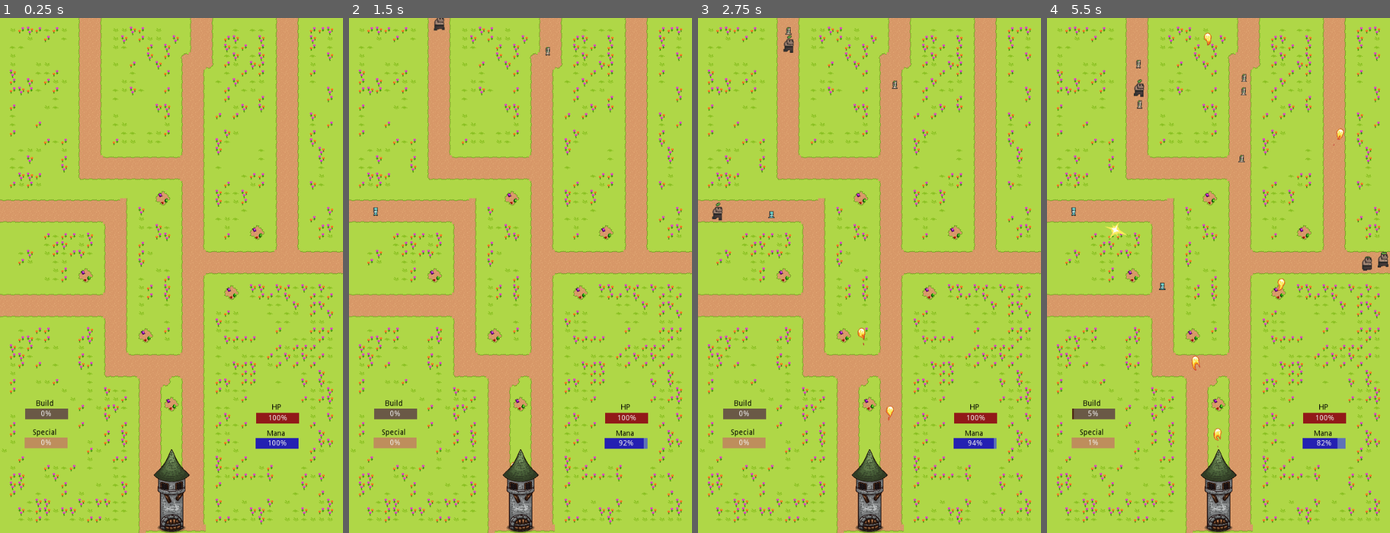
Above: before the commit, frames 1-4 (left to right).
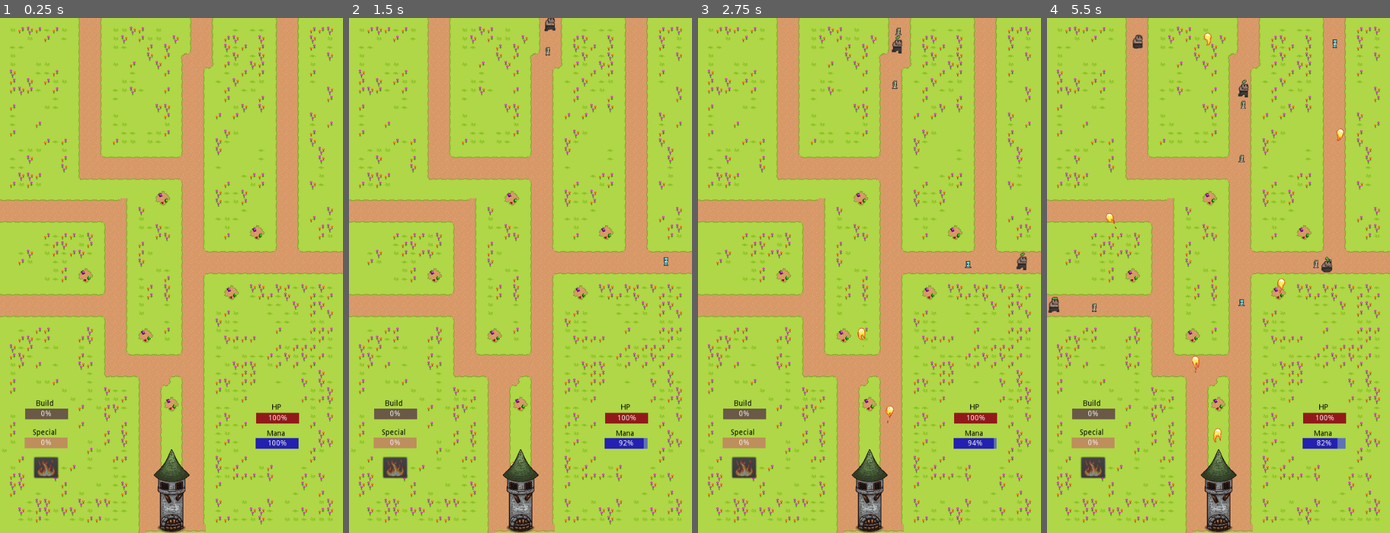
Above: after the commit, the same moments.

Repository: Bronsky91/Theren-s-Tower
Game: Godot game, scene res://scenes/Game.tscn
Two runs of this game, one before a commit and one after it. Both use one fixed random seed, a clock stepped at 60 frames per second and the inputs below. Sound files missing from this copy of the repository are replaced by a short silence.
Inputs (mouse positions are in pixels of both pictures, inside the frame that each line leads up to):
- Up to frame 1 (0.25 s): no input
- Up to frame 2 (1.5 s): tap Enter at 0.5 s; move the mouse to (520, 404) at 0.52 s; press the mouse at (520, 404) at 0.53 s; tap Space at 1.25 s; move the mouse to (513, 198) at 1.27 s; release the mouse at (513, 198) at 1.28 s; click (513, 198) at 1.35 s
- Up to frame 3 (2.75 s): move the mouse to (955, 234) at 2.02 s; press the mouse at (955, 234) at 2.03 s
- Up to frame 4 (5.5 s): move the mouse to (1132, 275) at 2.77 s; release the mouse at (1132, 275) at 2.78 s; click (1132, 275) at 2.85 s; move the mouse to (1280, 290) at 3.52 s; press the mouse at (1280, 290) at 3.53 s; move the mouse to (1194, 337) at 4.27 s; release the mouse at (1194, 337) at 4.28 s; click (1194, 337) at 4.35 s; move the mouse to (1235, 275) at 5.02 s; press the mouse at (1235, 275) at 5.03 s

The runs differ from the first frame. In frame 1, 0.3% of the frame differs, in the area x 9-18%, y 85-90%; in frame 2, 0.5%; in frame 3, 0.8%; in frame 4, 1.3%, in the area x 0-100%, y 3-90%.

Commit message:
Sound effects and special!

Diff:
--- /dev/null
+++ b/default_bus_layout.tres
@@ -0,0 +1,15 @@
+[gd_resource type="AudioBusLayout" load_steps=2 format=2]
+
+[sub_resource type="AudioEffectPanner" id=1]
+resource_name = "Panner"
+
+[resource]
+bus/0/volume_db = 1.06049
+bus/0/effect/0/effect = SubResource( 1 )
+bus/0/effect/0/enabled = false
+bus/1/name = "New Bus"
+bus/1/solo = false
+bus/1/mute = false
+bus/1/bypass_fx = false
+bus/1/volume_db = 3.44248
+bus/1/send = "Master"
--- a/scenes/FireBall.tscn
+++ b/scenes/FireBall.tscn
@@ -112,7 +112,7 @@
 [node name="Projectile" type="AnimatedSprite" parent="."]
 scale = Vector2( 0.666331, 0.62353 )
 frames = SubResource( 18 )
-frame = 4
+frame = 5
 speed_scale = 5.0
 playing = true
 
@@ -122,6 +122,10 @@
 shape = SubResource( 19 )
 
 [node name="VisibilityNotifier2D" type="VisibilityNotifier2D" parent="."]
+
+[node name="AudioStreamPlayer" type="AudioStreamPlayer" parent="."]
+volume_db = -15.0
 [connection signal="area_entered" from="." to="." method="_on_FireBall_area_entered"]
 [connection signal="animation_finished" from="Projectile" to="." method="_on_Projectile_animation_finished"]
 [connection signal="screen_exited" from="VisibilityNotifier2D" to="." method="_on_VisibilityNotifier2D_screen_exited"]
+[connection signal="finished" from="AudioStreamPlayer" to="." method="_on_AudioStreamPlayer_finished"]
--- a/scenes/FireTower.tscn
+++ b/scenes/FireTower.tscn
@@ -164,7 +164,7 @@
 rotation = 1.5708
 scale = Vector2( 0.8, 0.6 )
 frames = SubResource( 11 )
-frame = 3
+frame = 7
 speed_scale = 2.0
 playing = true
 
--- /dev/null
+++ b/scenes/FlameWall.tscn
@@ -0,0 +1,86 @@
+[gd_scene load_steps=15 format=2]
+
+[ext_resource path="res://assets/spells/7 Fire wall/Fire-wall.png" type="Texture" id=1]
+[ext_resource path="res://scripts/FlameWall.gd" type="Script" id=2]
+
+[sub_resource type="AtlasTexture" id=1]
+flags = 4
+atlas = ExtResource( 1 )
+region = Rect2( 0, 0, 72, 72 )
+
+[sub_resource type="AtlasTexture" id=2]
+flags = 4
+atlas = ExtResource( 1 )
+region = Rect2( 72, 0, 72, 72 )
+
+[sub_resource type="AtlasTexture" id=3]
+flags = 4
+atlas = ExtResource( 1 )
+region = Rect2( 144, 0, 72, 72 )
+
+[sub_resource type="AtlasTexture" id=4]
+flags = 4
+atlas = ExtResource( 1 )
+region = Rect2( 216, 0, 72, 72 )
+
+[sub_resource type="AtlasTexture" id=5]
+flags = 4
+atlas = ExtResource( 1 )
+region = Rect2( 288, 0, 72, 72 )
+
+[sub_resource type="AtlasTexture" id=6]
+flags = 4
+atlas = ExtResource( 1 )
+region = Rect2( 360, 0, 72, 72 )
+
+[sub_resource type="AtlasTexture" id=7]
+flags = 4
+atlas = ExtResource( 1 )
+region = Rect2( 432, 0, 72, 72 )
+
+[sub_resource type="AtlasTexture" id=8]
+flags = 4
+atlas = ExtResource( 1 )
+region = Rect2( 504, 0, 72, 72 )
+
+[sub_resource type="AtlasTexture" id=9]
+flags = 4
+atlas = ExtResource( 1 )
+region = Rect2( 576, 0, 72, 72 )
+
+[sub_resource type="AtlasTexture" id=10]
+flags = 4
+atlas = ExtResource( 1 )
+region = Rect2( 648, 0, 72, 72 )
+
+[sub_resource type="SpriteFrames" id=11]
+animations = [ {
+"frames": [ SubResource( 1 ), SubResource( 2 ), SubResource( 3 ), SubResource( 4 ), SubResource( 5 ), SubResource( 6 ), SubResource( 7 ), SubResource( 8 ), SubResource( 9 ), SubResource( 10 ) ],
+"loop": true,
+"name": "default",
+"speed": 5.0
+} ]
+
+[sub_resource type="CircleShape2D" id=12]
+radius = 22.8115
+
+[node name="FlameWall" type="AnimatedSprite"]
+visible = false
+frames = SubResource( 11 )
+frame = 1
+speed_scale = 3.5
+playing = true
+script = ExtResource( 2 )
+
+[node name="Area2D" type="Area2D" parent="."]
+
+[node name="CollisionShape2D" type="CollisionShape2D" parent="Area2D"]
+position = Vector2( 2.37842, 14.8651 )
+shape = SubResource( 12 )
+disabled = true
+
+[node name="Lifetime" type="Timer" parent="."]
+wait_time = 5.0
+one_shot = true
+[connection signal="area_entered" from="Area2D" to="." method="_on_Area2D_area_entered"]
+[connection signal="timeout" from="Lifetime" to="." method="_on_Lifetime_timeout"]
--- a/scenes/Game.tscn
+++ b/scenes/Game.tscn
@@ -1,9 +1,13 @@
-[gd_scene load_steps=16 format=2]
+[gd_scene load_steps=20 format=2]
 
 [ext_resource path="res://scripts/Game.gd" type="Script" id=1]
 [ext_resource path="res://assets/tiles/Terrain.png" type="Texture" id=2]
 [ext_resource path="res://assets/building_4.png" type="Texture" id=3]
 [ext_resource path="res://scenes/FireTower.tscn" type="PackedScene" id=4]
+[ext_resource path="res://assets/sound/music/bryanstdgameloop4nono.wav" type="AudioStream" id=5]
+[ext_resource path="res://assets/spells/Icons/7-Fire-wall2.png" type="Texture" id=6]
+[ext_resource path="res://scripts/SpecialButton.gd" type="Script" id=7]
+[ext_resource path="res://scenes/FlameWall.tscn" type="PackedScene" id=8]
 
 [sub_resource type="NavigationPolygon" id=1]
 vertices = PoolVector2Array( 0, 0, 16, 0, 16, 16, 0, 16 )
@@ -332,6 +336,34 @@
 
 [node name="YSort" type="YSort" parent="Map"]
 
+[node name="FlameWall" parent="Map" instance=ExtResource( 8 )]
+position = Vector2( 359.098, 695.63 )
+frame = 0
+
+[node name="FlameWall2" parent="Map" instance=ExtResource( 8 )]
+position = Vector2( 356.793, 267.189 )
+frame = 9
+
+[node name="FlameWall3" parent="Map" instance=ExtResource( 8 )]
+position = Vector2( 213.882, 370.209 )
+frame = 9
+
+[node name="FlameWall4" parent="Map" instance=ExtResource( 8 )]
+position = Vector2( 529.628, 436.46 )
+frame = 8
+
+[node name="FlameWall5" parent="Map" instance=ExtResource( 8 )]
+position = Vector2( 361.336, 439.288 )
+frame = 8
+
+[node name="FlameWall6" parent="Map" instance=ExtResource( 8 )]
+position = Vector2( 215.14, 551.217 )
+frame = 9
+
+[node name="FlameWall7" parent="Map" instance=ExtResource( 8 )]
+position = Vector2( 277.503, 695.319 )
+frame = 9
+
 [node name="Tower" type="Node2D" parent="."]
 position = Vector2( 301.121, 924.782 )
 z_index = 1
@@ -340,10 +372,6 @@
 position = Vector2( 18.9224, -42.385 )
 scale = Vector2( 0.320306, 0.257721 )
 texture = ExtResource( 3 )
-
-[node name="SpawnTimer" type="Timer" parent="."]
-wait_time = 0.5
-autostart = true
 
 [node name="UI" type="Control" parent="."]
 margin_right = 40.0
@@ -430,8 +458,21 @@
 margin_bottom = -2.26343
 custom_colors/font_color = Color( 0, 0, 0, 1 )
 text = "Special"
-
-[node name="AudioStreamPlayer" type="AudioStreamPlayer" parent="."]
+__meta__ = {
+"_edit_use_anchors_": false
+}
+
+[node name="SpecialButton" type="Button" parent="UI"]
+margin_left = 64.2172
+margin_top = 819.364
+margin_right = 108.217
+margin_bottom = 857.364
+disabled = true
+icon = ExtResource( 6 )
+script = ExtResource( 7 )
+__meta__ = {
+"_edit_use_anchors_": false
+}
 
 [node name="ManaRegen" type="Timer" parent="."]
 wait_time = 0.1
@@ -439,6 +480,23 @@
 
 [node name="HealthRegen" type="Timer" parent="."]
 wait_time = 0.5
-[connection signal="timeout" from="SpawnTimer" to="." method="_on_SpawnTimer_timeout"]
+
+[node name="SpawnTimer" type="Timer" parent="."]
+wait_time = 0.5
+autostart = true
+
+[node name="DifficultyTimer" type="Timer" parent="."]
+wait_time = 30.0
+autostart = true
+
+[node name="Music" type="AudioStreamPlayer" parent="."]
+stream = ExtResource( 5 )
+volume_db = -8.0
+autoplay = true
+[connection signal="button_up" from="UI/SpecialButton" to="." method="_on_SpecialButton_button_up"]
+[connection signal="mouse_entered" from="UI/SpecialButton" to="UI/SpecialButton" method="_on_SpecialButton_mouse_entered"]
+[connection signal="mouse_exited" from="UI/SpecialButton" to="UI/SpecialButton" method="_on_SpecialButton_mouse_exited"]
 [connection signal="timeout" from="ManaRegen" to="." method="_on_ManaRegen_timeout"]
 [connection signal="timeout" from="HealthRegen" to="." method="_on_HealthRegen_timeout"]
+[connection signal="timeout" from="SpawnTimer" to="." method="_on_SpawnTimer_timeout"]
+[connection signal="timeout" from="DifficultyTimer" to="." method="_on_DifficultyTimer_timeout"]
--- a/scripts/FireBall.gd
+++ b/scripts/FireBall.gd
@@ -4,7 +4,7 @@
 var target_pos: Vector2
 
 func _ready():
-	pass
+	play_fireball_sound()
 
 func _physics_process(delta):
 	position += transform.x * speed * delta
@@ -12,13 +12,31 @@
 func _on_FireBall_area_entered(area):
 	var target = area.get_parent()
 	if target.is_in_group("mobs"):
+		play_explode_sound()
 		$Projectile.animation = 'hit'
 		speed = 0
 		target.queue_free()
 
+func _on_VisibilityNotifier2D_screen_exited():
+	queue_free()
+
+func play_fireball_sound():
+	var n = randi() % 4
+	var whooshes = ['A', 'B', 'C', 'D']
+	var player = $AudioStreamPlayer
+	player.stream = load('res://assets/sound/effects/FB_Passby_Whoosh_'+whooshes[n]+'.wav')
+	player.play()
+
+func play_explode_sound():
+	var player = $AudioStreamPlayer
+	player.stream = load('res://assets/sound/effects/Burn.wav')
+	player.play()
+
+func _on_AudioStreamPlayer_finished():
+	if speed == 0:
+		queue_free()
+
 func _on_Projectile_animation_finished():
 	if $Projectile.animation == 'hit':
-		queue_free()
-
-func _on_VisibilityNotifier2D_screen_exited():
-	queue_free()
+		$Projectile.stop()
+		$Projectile.hide()
--- /dev/null
+++ b/scripts/FlameWall.gd
@@ -0,0 +1,34 @@
+extends AnimatedSprite
+
+# Called when the node enters the scene tree for the first time.
+func _ready():
+	add_to_group('flamewalls')
+
+func burn():
+	show()
+	$Area2D/CollisionShape2D.disabled = false
+	$Lifetime.start()
+
+func douse():
+	hide()
+	$Area2D/CollisionShape2D.disabled = true
+
+func _on_Area2D_area_entered(area):
+	var t = area.get_parent()
+	if t.is_in_group('mobs'):
+		play_burn_sound()
+		t.queue_free()
+
+func play_burn_sound():
+	var player = AudioStreamPlayer.new()
+	player.connect('finished', self, '_on_burn_sound_finished', [player])
+	player.volume_db = -20
+	add_child(player)
+	player.stream = load('res://assets/sound/effects/Burn.wav')
+	player.play()
+
+func _on_burn_sound_finished(player):
+	player.queue_free()
+
+func _on_Lifetime_timeout():
+	douse()
--- a/scripts/Game.gd
+++ b/scripts/Game.gd
@@ -13,7 +13,11 @@
 
 const fireball = preload('res://scenes/FireBall.tscn')
 
+var can_special = false
+
 func _ready():
+	r.connect('special_update', self, '_on_special_update')
+
 	r.hp_bar = hp_bar
 	r.mana_bar = mana_bar
 	r.build_bar = build_bar
@@ -28,6 +32,10 @@
 func _input(event):
 	if event.is_action_pressed('left_click') and not g.cursor_busy:
 		cast_fireball()
+
+func _on_special_update(new_special_value):
+	can_special = new_special_value == 100
+	$UI/SpecialButton.disabled = !can_special
 
 func spawn_enemy(point):
 	var new_enemy = enemy_pool[randi() % 3].instance()
@@ -44,12 +52,21 @@
 		f.transform = $Map/TowerCast.transform
 
 func _on_SpawnTimer_timeout():
-	var n = randi() % (6 - 1) + 1
+	var n = randi() % 6 + 1
 	spawn_enemy(n)
-	# Gradually make timer faster each timeout += .01?
+
+func _on_DifficultyTimer_timeout():
+	if $SpawnTimer.wait_time > .1:
+		$SpawnTimer.wait_time -= .1
 
 func _on_ManaRegen_timeout():
 	r.add_mana(1)
 
 func _on_HealthRegen_timeout():
 	r.add_hp(1)
+
+func _on_SpecialButton_button_up():
+	r.subtract_special(100)
+	var flamewalls = get_tree().get_nodes_in_group('flamewalls')
+	for flamewall in flamewalls:
+		flamewall.burn()
--- /dev/null
+++ b/scripts/SpecialButton.gd
@@ -0,0 +1,7 @@
+extends Button
+
+func _on_SpecialButton_mouse_entered():
+	g.cursor_busy = true
+
+func _on_SpecialButton_mouse_exited():
+	g.cursor_busy = false
--- a/scripts/resources.gd
+++ b/scripts/resources.gd
@@ -13,7 +13,7 @@
 var mana = 0
 var hp = 0
 var build = 0 # able to build one tower
-var special = 0.0 # Firewalls on all lanes for a few seconds
+var special = 0 # Firewalls on all lanes for a few seconds
 
 var score = 0
 
Not shown, added: assets/sound/effects/Burn.wav.import
Not shown, added: assets/sound/effects/FB_Passby_Whoosh_A.wav.import
Not shown, added: assets/sound/effects/FB_Passby_Whoosh_B.wav.import
Not shown, added: assets/sound/effects/FB_Passby_Whoosh_C.wav.import
Not shown, added: assets/sound/effects/FB_Passby_Whoosh_D.wav.import
Not shown, added: assets/sound/music/bryanstdgameloop4nono.wav.import
Not shown, added: assets/spells/Icons/bryanstdgameloop.wav.import
Not shown, added: export_presets.cfg
Not shown, added: Theren's Tower.exe
Not shown, added: Theren's Tower.pck
Not shown, added: Theren's Tower.zip
Not shown, added: assets/sound/effects/Burn.wav
(and 6 more such lines)
